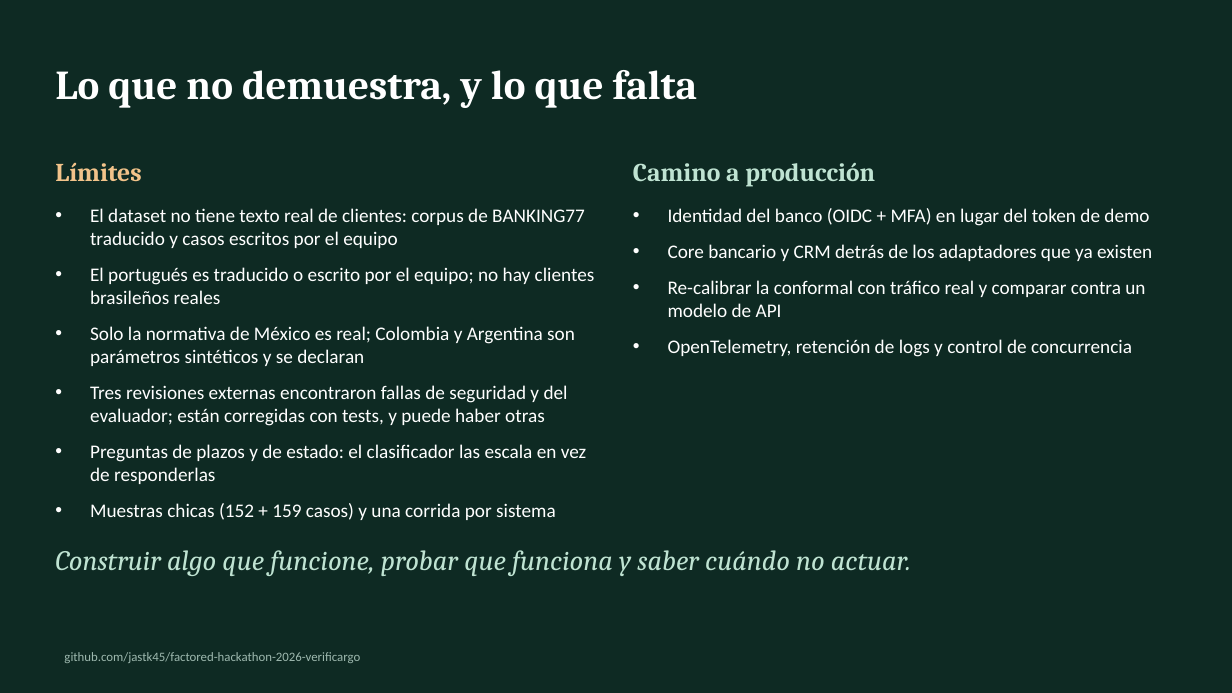
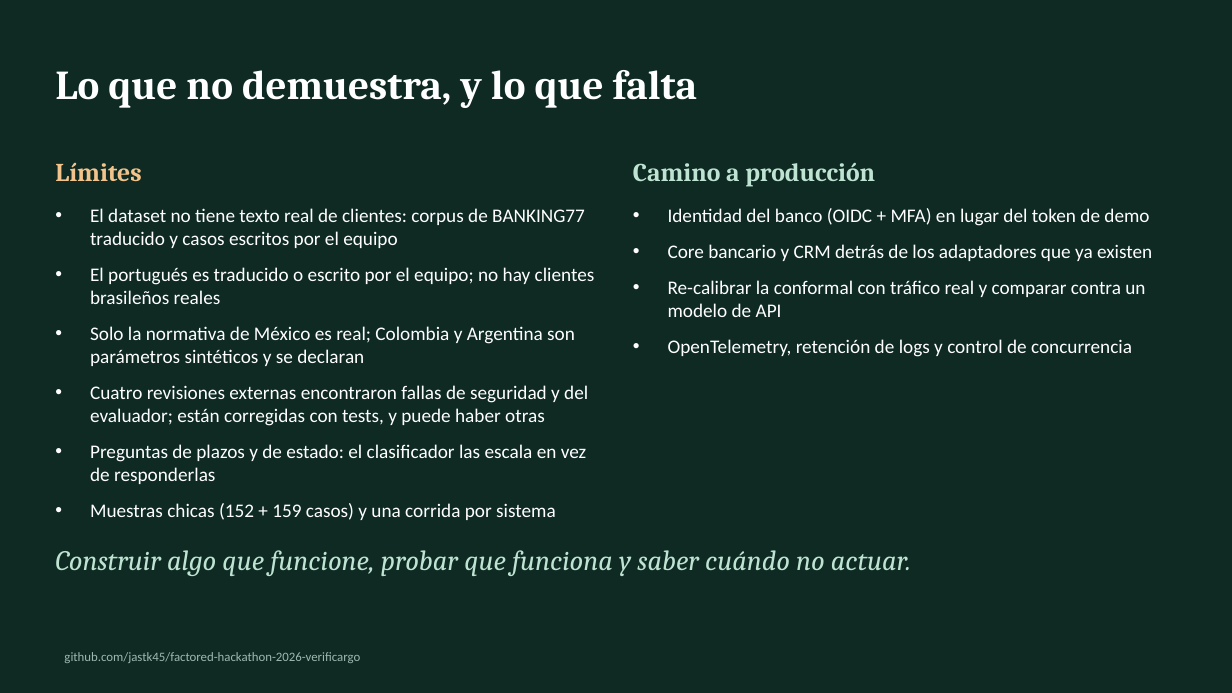
Before and after one commit to jastk45/factored-hackathon-2026-verificargo, a slide deck: slide 6 of docs/VerifiCargo.pptx. Drawn at 1232x693 pixels with LibreOffice and Linux fonts; fonts in the diff are those of the drawing. Boxes give left, top, right and bottom in pixels: in the first picture for what was removed or moved away, otherwise in the second. Text is boxed around its words. In the diff, an @@ line names an element or a change of style, - is before the commit and + after.

```diff
--- a/docs/VerifiCargo.pptx
+++ b/docs/VerifiCargo.pptx
@@ text at (x1=90, y1=385, x2=588, y2=426): text changed @@
-• Tres revisiones externas encontraron fallas de seguridad y del evaluador; están corregidas con tests, y puede haber otras
+• Cuatro revisiones externas encontraron fallas de seguridad y del evaluador; están corregidas con tests, y puede haber otras
```
Also in this commit, not shown: 1 other slide changed, 14 other files.
